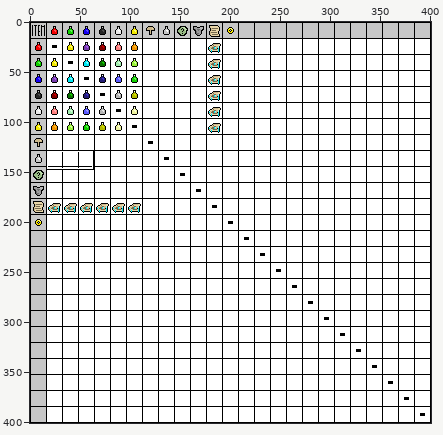
Two states of a sprite sheet, Recipes.png. Above: a wide view before the commit, with the close-up outlined.
Close-up. Old version:
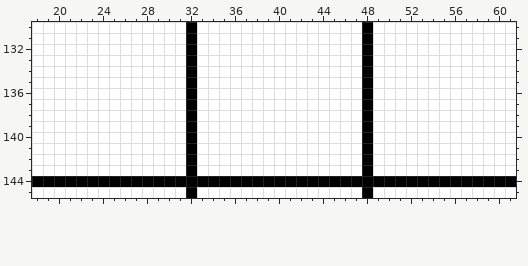
The file is 401x401 pixels. Shown: x 18..61, y 130..145. The commit also changed other parts of the picture, which this record leaves out.
After the commit:
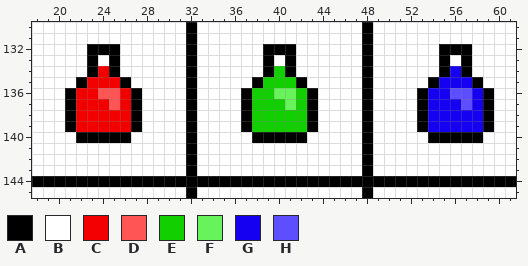
Palette (. is transparent): A #000000  B #ffffff  C #f20000  D #ff5555  E #12cf00  F #68f25b  G #1500f2  H #5d4eff
Edits made:
@@ x 18..61 @@
 131 BBBBBBBBBBBBBBABBBBBBBBBBBBBBBABBBBBBBBBBBBB
-132 BBBBBBBBBBBBBBABBBBBBBBBBBBBBBABBBBBBBBBBBBB
-133 BBBBBBBBBBBBBBABBBBBBBBBBBBBBBABBBBBBBBBBBBB
-134 BBBBBBBBBBBBBBABBBBBBBBBBBBBBBABBBBBBBBBBBBB
-135 BBBBBBBBBBBBBBABBBBBBBBBBBBBBBABBBBBBBBBBBBB
-136 BBBBBBBBBBBBBBABBBBBBBBBBBBBBBABBBBBBBBBBBBB
-137 BBBBBBBBBBBBBBABBBBBBBBBBBBBBBABBBBBBBBBBBBB
-138 BBBBBBBBBBBBBBABBBBBBBBBBBBBBBABBBBBBBBBBBBB
-139 BBBBBBBBBBBBBBABBBBBBBBBBBBBBBABBBBBBBBBBBBB
-140 BBBBBBBBBBBBBBABBBBBBBBBBBBBBBABBBBBBBBBBBBB
+132 BBBBBAAABBBBBBABBBBBBAAABBBBBBABBBBBBAAABBBB
+133 BBBBBABABBBBBBABBBBBBABABBBBBBABBBBBBABABBBB
+134 BBBBBACABBBBBBABBBBBBAEABBBBBBABBBBBBAGABBBB
+135 BBBBACCCABBBBBABBBBBAEEEABBBBBABBBBBAGGGABBB
+136 BBBACCDDCABBBBABBBBAEEFFEABBBBABBBBAGGHHGABB
+137 BBBACCCDCABBBBABBBBAEEEFEABBBBABBBBAGGGHGABB
+138 BBBACCCCCABBBBABBBBAEEEEEABBBBABBBBAGGGGGABB
+139 BBBACCCCCABBBBABBBBAEEEEEABBBBABBBBAGGGGGABB
+140 BBBBAAAAABBBBBABBBBBAAAAABBBBBABBBBBAAAAABBB
 141 BBBBBBBBBBBBBBABBBBBBBBBBBBBBBABBBBBBBBBBBBB
